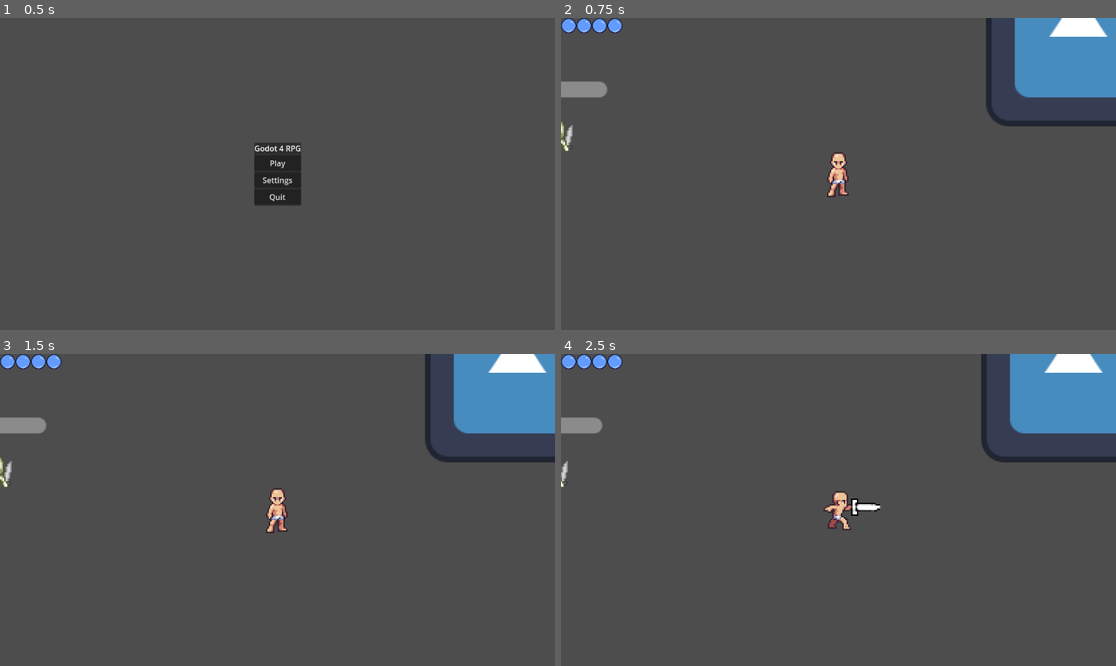
Above: before the commit, frames 1-4 (two rows, left to right).
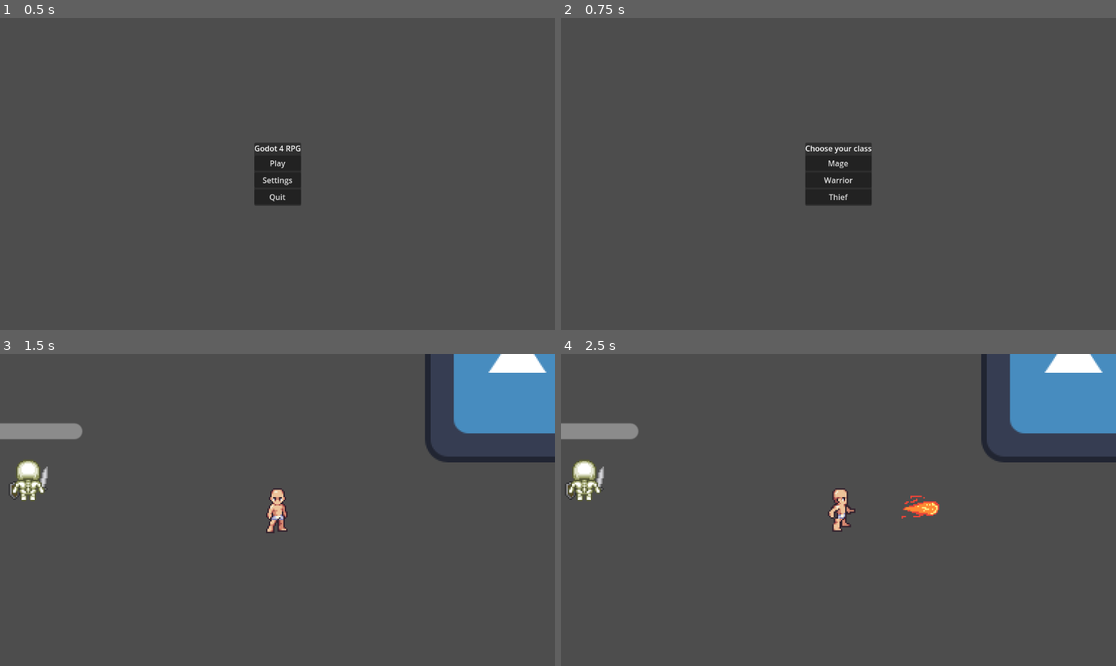
Above: after the commit, the same moments.

Repository: NeoJomoless/Godot-4-RPG-Tutorial
Game: Godot game, scene res://Menus/Main_Menu.tscn
Two runs of this game, one before a commit and one after it. Both use one fixed random seed, a clock stepped at 60 frames per second and the inputs below. The engine's default icon, where the game draws it, is replaced by a stand-in: a white triangle on a blue panel in a dark square.
Inputs (mouse positions are in pixels of both pictures, inside the frame that each line leads up to):
- Up to frame 1 (0.5 s): no input
- Up to frame 2 (0.75 s): click "Play" at 0.5 s
- Up to frame 3 (1.5 s): click (277, 497) at 1.25 s, where only the run after the commit has a clickable "Mage"
- Up to frame 4 (2.5 s): tap Enter at 2 s; hold D (right) from 2.03 s (still down); tap F (attack) at 2.1 s

Frame 1 is identical in both runs. In frame 2, 8.6% of the frame differs, in the area x 0-100%, y 0-61%; in frame 3, 1.7%; in frame 4, 2.4%.

Commit message:
Add files via upload

Diff:
--- /dev/null
+++ b/Autoloads/PlayerData.gd
@@ -0,0 +1,9 @@
+extends Node
+
+enum ClassChoice {
+	Mage,
+	Warrior,
+	Thief
+}
+
+var Class = ClassChoice.Warrior
--- a/Enemy/Enemy.gd
+++ b/Enemy/Enemy.gd
@@ -62,3 +62,10 @@
 
 func Death():
 	queue_free()
+
+
+func _on_attack_box_area_entered(area):
+	if area.is_in_group("Projectile"):
+		var proj = get_parent().get_node("Projectile")
+		if proj != null:
+			proj.enemy_attacked.connect(change_healthbar)
--- a/Enemy/Enemy.tscn
+++ b/Enemy/Enemy.tscn
@@ -1,9 +1,9 @@
 [gd_scene load_steps=2 format=3 uid="uid://d4c6udlvrac8r"]
 
-[ext_resource type="Script" path="res://NPCs/Enemies/Enemy.gd" id="1_r33l2"]
+[ext_resource type="Script" path="res://Enemy/Enemy.gd" id="1_228s6"]
 
 [node name="Enemy" type="CharacterBody2D"]
-script = ExtResource("1_r33l2")
+script = ExtResource("1_228s6")
 
 [node name="CollisionShape2D" type="CollisionShape2D" parent="."]
 
@@ -33,3 +33,4 @@
 
 [connection signal="body_entered" from="AttackDetector" to="." method="_on_attack_detector_body_entered"]
 [connection signal="body_exited" from="AttackDetector" to="." method="_on_attack_detector_body_exited"]
+[connection signal="area_entered" from="AttackBox" to="." method="_on_attack_box_area_entered"]
--- /dev/null
+++ b/Menus/ClassMenu.gd
@@ -0,0 +1,18 @@
+extends Control
+
+
+func chose_class(classnum):
+	PlayerData.Class = classnum
+	get_tree().change_scene_to_file("res://World.tscn")
+
+
+func _on_mage_pressed():
+	chose_class(0)
+
+
+func _on_warrior_pressed():
+	chose_class(1)
+
+
+func _on_thief_pressed():
+	chose_class(2)
--- /dev/null
+++ b/Menus/ClassMenu.tscn
@@ -0,0 +1,61 @@
+[gd_scene load_steps=2 format=3 uid="uid://tyvio1p4vwfr"]
+
+[ext_resource type="Script" path="res://Menus/ClassMenu.gd" id="1_mjsw4"]
+
+[node name="ClassMenu" type="Control"]
+layout_mode = 3
+anchors_preset = 15
+anchor_right = 1.0
+anchor_bottom = 1.0
+grow_horizontal = 2
+grow_vertical = 2
+script = ExtResource("1_mjsw4")
+
+[node name="MarginContainer" type="MarginContainer" parent="."]
+layout_mode = 1
+anchors_preset = 8
+anchor_left = 0.5
+anchor_top = 0.5
+anchor_right = 0.5
+anchor_bottom = 0.5
+offset_left = -48.5
+offset_top = -65.5
+offset_right = 48.5
+offset_bottom = 65.5
+grow_horizontal = 2
+grow_vertical = 2
+
+[node name="Panel" type="Panel" parent="MarginContainer"]
+layout_mode = 2
+
+[node name="VBoxContainer" type="VBoxContainer" parent="MarginContainer"]
+layout_mode = 2
+
+[node name="VBoxContainer" type="VBoxContainer" parent="MarginContainer/VBoxContainer"]
+layout_mode = 2
+
+[node name="Label" type="Label" parent="MarginContainer/VBoxContainer/VBoxContainer"]
+layout_mode = 2
+text = "Choose your class"
+
+[node name="Buttons" type="VBoxContainer" parent="MarginContainer/VBoxContainer"]
+layout_mode = 2
+
+[node name="Mage" type="Button" parent="MarginContainer/VBoxContainer/Buttons"]
+layout_mode = 2
+text = "Mage
+"
+
+[node name="Warrior" type="Button" parent="MarginContainer/VBoxContainer/Buttons"]
+layout_mode = 2
+text = "Warrior
+"
+
+[node name="Thief" type="Button" parent="MarginContainer/VBoxContainer/Buttons"]
+layout_mode = 2
+text = "Thief
+"
+
+[connection signal="pressed" from="MarginContainer/VBoxContainer/Buttons/Mage" to="." method="_on_mage_pressed"]
+[connection signal="pressed" from="MarginContainer/VBoxContainer/Buttons/Warrior" to="." method="_on_warrior_pressed"]
+[connection signal="pressed" from="MarginContainer/VBoxContainer/Buttons/Thief" to="." method="_on_thief_pressed"]
--- a/Menus/Main_Menu.gd
+++ b/Menus/Main_Menu.gd
@@ -5,7 +5,7 @@
 
 
 func _on_play_pressed():
-	get_tree().change_scene_to_file("res://World.tscn")
+	get_tree().change_scene_to_file("res://Menus/ClassMenu.tscn")
 
 
 func _on_settings_pressed():
--- a/Player/Player.gd
+++ b/Player/Player.gd
@@ -10,6 +10,8 @@
 @export var Health: int = 4
 @export var attackpow: int = 1
 @export var knockback_strength = 100
+
+@onready var Projectile = preload("res://Player/Projectiles/Projectile.tscn")
 
 var knockback_dir = Vector2.ZERO
 var knockback = Vector2(0, 0)
@@ -45,22 +47,32 @@
 			animTree.set("parameters/Attack1/blend_position", input_vector)
 			animTree.set("parameters/Attack2/blend_position", input_vector)
 			animTree.set("parameters/Attack3/blend_position", input_vector)
+			animTree.set("parameters/Cast/blend_position", input_vector) #new for spells and thief attacks
 		move()
 	attack_combo()
 
 func attack_combo():
-	if Input.is_action_just_pressed("attack") and AtkNumber == 3:
-		is_attacking = true
-		AtkTimer.start()
-		animTree.get("parameters/playback").travel("Attack1")
-	if Input.is_action_just_pressed("attack") and AtkNumber == 2:
-		is_attacking = true
-		AtkTimer.start()
-		animTree.get("parameters/playback").travel("Attack2")
-	if Input.is_action_just_pressed("attack") and AtkNumber == 1:
-		is_attacking = true
-		AtkTimer.start()
-		animTree.get("parameters/playback").travel("Attack3")
+	if PlayerData.Class == 1:
+		if Input.is_action_just_pressed("attack") and AtkNumber == 3:
+			is_attacking = true
+			AtkTimer.start()
+			animTree.get("parameters/playback").travel("Attack1")
+		if Input.is_action_just_pressed("attack") and AtkNumber == 2:
+			is_attacking = true
+			AtkTimer.start()
+			animTree.get("parameters/playback").travel("Attack2")
+		if Input.is_action_just_pressed("attack") and AtkNumber == 1:
+			is_attacking = true
+			AtkTimer.start()
+			animTree.get("parameters/playback").travel("Attack3")
+	else: # new---------------------------------------------------------------------------------------
+		if Input.is_action_just_pressed("attack") and is_attacking == false:
+			is_attacking = true
+			AtkTimer.start()
+			animTree.get("parameters/playback").travel("Cast")
+			var instance = Projectile
+			var spawn = instance.instantiate()
+			add_sibling(spawn)
 
 func remove_atknumb():
 	AtkNumber -= 1
--- a/Player/Player.tscn
+++ b/Player/Player.tscn
@@ -1,7 +1,7 @@
-[gd_scene load_steps=63 format=3 uid="uid://cdkrwn56sckey"]
+[gd_scene load_steps=75 format=3 uid="uid://cdkrwn56sckey"]
 
 [ext_resource type="Script" path="res://Player/Player.gd" id="1_paobi"]
-[ext_resource type="Texture2D" uid="uid://xx2n7ves0f1r" path="res://Art/playersprite.png" id="2_bp1wa"]
+[ext_resource type="Texture2D" uid="uid://nmcod8jp4u34" path="res://Art/playersprite_withmagic.png" id="2_tkewy"]
 
 [sub_resource type="CircleShape2D" id="CircleShape2D_i40e7"]
 radius = 4.47214
@@ -361,7 +361,7 @@
 "times": PackedFloat32Array(0, 0.1, 0.2, 0.3, 0.4, 0.5),
 "transitions": PackedFloat32Array(1, 1, 1, 1, 1, 1),
 "update": 1,
-"values": [55, 56, 57, 58, 59, 60]
+"values": [42, 43, 44, 58, 59, 60]
 }
 tracks/1/type = "value"
 tracks/1/imported = false
@@ -688,6 +688,222 @@
 "transitions": PackedFloat32Array(1, 1, 1),
 "update": 1,
 "values": [true, false, true]
+}
+
+[sub_resource type="Animation" id="Animation_51t5i"]
+resource_name = "Cast-Down"
+length = 0.5
+tracks/0/type = "value"
+tracks/0/imported = false
+tracks/0/enabled = true
+tracks/0/path = NodePath("Sprite2D:frame")
+tracks/0/interp = 1
+tracks/0/loop_wrap = true
+tracks/0/keys = {
+"times": PackedFloat32Array(0, 0.1, 0.2, 0.3, 0.4),
+"transitions": PackedFloat32Array(1, 1, 1, 1, 1),
+"update": 1,
+"values": [90, 91, 92, 93, 94]
+}
+tracks/1/type = "value"
+tracks/1/imported = false
+tracks/1/enabled = true
+tracks/1/path = NodePath("Marker2D:rotation")
+tracks/1/interp = 1
+tracks/1/loop_wrap = true
+tracks/1/keys = {
+"times": PackedFloat32Array(0),
+"transitions": PackedFloat32Array(1),
+"update": 0,
+"values": [-3.14159]
+}
+tracks/2/type = "method"
+tracks/2/imported = false
+tracks/2/enabled = true
+tracks/2/path = NodePath(".")
+tracks/2/interp = 1
+tracks/2/loop_wrap = true
+tracks/2/keys = {
+"times": PackedFloat32Array(0.5),
+"transitions": PackedFloat32Array(1),
+"values": [{
+"args": [],
+"method": &"finished_attacking"
+}]
+}
+tracks/3/type = "value"
+tracks/3/imported = false
+tracks/3/enabled = true
+tracks/3/path = NodePath("Marker2D/SwordHitbox/CollisionShape2D:disabled")
+tracks/3/interp = 1
+tracks/3/loop_wrap = true
+tracks/3/keys = {
+"times": PackedFloat32Array(0),
+"transitions": PackedFloat32Array(1),
+"update": 1,
+"values": [true]
+}
+
+[sub_resource type="Animation" id="Animation_ab84t"]
+resource_name = "Cast-Left"
+length = 0.5
+tracks/0/type = "value"
+tracks/0/imported = false
+tracks/0/enabled = true
+tracks/0/path = NodePath("Sprite2D:frame")
+tracks/0/interp = 1
+tracks/0/loop_wrap = true
+tracks/0/keys = {
+"times": PackedFloat32Array(0, 0.1, 0.2, 0.3, 0.4),
+"transitions": PackedFloat32Array(1, 1, 1, 1, 1),
+"update": 1,
+"values": [102, 103, 104, 105, 106]
+}
+tracks/1/type = "value"
+tracks/1/imported = false
+tracks/1/enabled = true
+tracks/1/path = NodePath("Marker2D:rotation")
+tracks/1/interp = 1
+tracks/1/loop_wrap = true
+tracks/1/keys = {
+"times": PackedFloat32Array(0),
+"transitions": PackedFloat32Array(1),
+"update": 0,
+"values": [-1.5708]
+}
+tracks/2/type = "value"
+tracks/2/imported = false
+tracks/2/enabled = true
+tracks/2/path = NodePath("Marker2D/SwordHitbox/CollisionShape2D:disabled")
+tracks/2/interp = 1
+tracks/2/loop_wrap = true
+tracks/2/keys = {
+"times": PackedFloat32Array(0),
+"transitions": PackedFloat32Array(1),
+"update": 1,
+"values": [true]
+}
+tracks/3/type = "method"
+tracks/3/imported = false
+tracks/3/enabled = true
+tracks/3/path = NodePath(".")
+tracks/3/interp = 1
+tracks/3/loop_wrap = true
+tracks/3/keys = {
+"times": PackedFloat32Array(0.5),
+"transitions": PackedFloat32Array(1),
+"values": [{
+"args": [],
+"method": &"finished_attacking"
+}]
+}
+
+[sub_resource type="Animation" id="Animation_b5wuo"]
+resource_name = "Cast-Right"
+length = 0.5
+tracks/0/type = "value"
+tracks/0/imported = false
+tracks/0/enabled = true
+tracks/0/path = NodePath("Sprite2D:frame")
+tracks/0/interp = 1
+tracks/0/loop_wrap = true
+tracks/0/keys = {
+"times": PackedFloat32Array(0, 0.1, 0.2, 0.3, 0.4),
+"transitions": PackedFloat32Array(1, 1, 1, 1, 1),
+"update": 1,
+"values": [96, 97, 98, 99, 100]
+}
+tracks/1/type = "value"
+tracks/1/imported = false
+tracks/1/enabled = true
+tracks/1/path = NodePath("Marker2D:rotation")
+tracks/1/interp = 1
+tracks/1/loop_wrap = true
+tracks/1/keys = {
+"times": PackedFloat32Array(0),
+"transitions": PackedFloat32Array(1),
+"update": 0,
+"values": [1.5708]
+}
+tracks/2/type = "value"
+tracks/2/imported = false
+tracks/2/enabled = true
+tracks/2/path = NodePath("Marker2D/SwordHitbox/CollisionShape2D:disabled")
+tracks/2/interp = 1
+tracks/2/loop_wrap = true
+tracks/2/keys = {
+"times": PackedFloat32Array(0),
+"transitions": PackedFloat32Array(1),
+"update": 1,
+"values": [true]
+}
+tracks/3/type = "method"
+tracks/3/imported = false
+tracks/3/enabled = true
+tracks/3/path = NodePath(".")
+tracks/3/interp = 1
+tracks/3/loop_wrap = true
+tracks/3/keys = {
+"times": PackedFloat32Array(0.5),
+"transitions": PackedFloat32Array(1),
+"values": [{
+"args": [],
+"method": &"finished_attacking"
+}]
+}
+
+[sub_resource type="Animation" id="Animation_1kaxp"]
+resource_name = "Cast-Up"
+length = 0.5
+tracks/0/type = "value"
+tracks/0/imported = false
+tracks/0/enabled = true
+tracks/0/path = NodePath("Sprite2D:frame")
+tracks/0/interp = 1
+tracks/0/loop_wrap = true
+tracks/0/keys = {
+"times": PackedFloat32Array(0, 0.1, 0.2, 0.3),
+"transitions": PackedFloat32Array(1, 1, 1, 1),
+"update": 1,
+"values": [108, 109, 110, 111]
+}
+tracks/1/type = "value"
+tracks/1/imported = false
+tracks/1/enabled = true
+tracks/1/path = NodePath("Marker2D:rotation")
+tracks/1/interp = 1
+tracks/1/loop_wrap = true
+tracks/1/keys = {
+"times": PackedFloat32Array(0),
+"transitions": PackedFloat32Array(1),
+"update": 0,
+"values": [0.0]
+}
+tracks/2/type = "method"
+tracks/2/imported = false
+tracks/2/enabled = true
+tracks/2/path = NodePath(".")
+tracks/2/interp = 1
+tracks/2/loop_wrap = true
+tracks/2/keys = {
+"times": PackedFloat32Array(0.5),
+"transitions": PackedFloat32Array(1),
+"values": [{
+"args": [],
+"method": &"finished_attacking"
+}]
+}
+tracks/3/type = "value"
+tracks/3/imported = false
+tracks/3/enabled = true
+tracks/3/path = NodePath("Marker2D/SwordHitbox/CollisionShape2D:disabled")
+tracks/3/interp = 1
+tracks/3/loop_wrap = true
+tracks/3/keys = {
+"times": PackedFloat32Array(0),
+"transitions": PackedFloat32Array(1),
+"update": 1,
+"values": [true]
 }
 
 [sub_resource type="Animation" id="Animation_ly6mc"]
@@ -875,6 +1091,10 @@
 "Attack3-Left": SubResource("Animation_8rj4c"),
 "Attack3-Right": SubResource("Animation_amfpq"),
 "Attack3-Up": SubResource("Animation_f16rg"),
+"Cast-Down": SubResource("Animation_51t5i"),
+"Cast-Left": SubResource("Animation_ab84t"),
+"Cast-Right": SubResource("Animation_b5wuo"),
+"Cast-Up": SubResource("Animation_1kaxp"),
 "Idle-Down": SubResource("Animation_ly6mc"),
 "Idle-Left": SubResource("Animation_5wqj8"),
 "Idle-Right": SubResource("Animation_vvtnu"),
@@ -955,6 +1175,29 @@
 blend_point_3/pos = Vector2(0, -1)
 blend_mode = 1
 
+[sub_resource type="AnimationNodeAnimation" id="AnimationNodeAnimation_ux8pw"]
+animation = &"Cast-Down"
+
+[sub_resource type="AnimationNodeAnimation" id="AnimationNodeAnimation_yc0v2"]
+animation = &"Cast-Right"
+
+[sub_resource type="AnimationNodeAnimation" id="AnimationNodeAnimation_hfda1"]
+animation = &"Cast-Left"
+
+[sub_resource type="AnimationNodeAnimation" id="AnimationNodeAnimation_5qjmy"]
+animation = &"Cast-Up"
+
+[sub_resource type="AnimationNodeBlendSpace2D" id="AnimationNodeBlendSpace2D_o2vtp"]
+blend_point_0/node = SubResource("AnimationNodeAnimation_ux8pw")
+blend_point_0/pos = Vector2(0, 1)
+blend_point_1/node = SubResource("AnimationNodeAnimation_yc0v2")
+blend_point_1/pos = Vector2(1, 0)
+blend_point_2/node = SubResource("AnimationNodeAnimation_hfda1")
+blend_point_2/pos = Vector2(-1, 0)
+blend_point_3/node = SubResource("AnimationNodeAnimation_5qjmy")
+blend_point_3/pos = Vector2(0, -1)
+blend_mode = 1
+
 [sub_resource type="AnimationNodeAnimation" id="AnimationNodeAnimation_58i5r"]
 animation = &"Idle-Down"
 
@@ -1017,18 +1260,26 @@
 
 [sub_resource type="AnimationNodeStateMachineTransition" id="AnimationNodeStateMachineTransition_i75yw"]
 
+[sub_resource type="AnimationNodeStateMachineTransition" id="AnimationNodeStateMachineTransition_gjyfe"]
+
+[sub_resource type="AnimationNodeStateMachineTransition" id="AnimationNodeStateMachineTransition_6civ8"]
+
+[sub_resource type="AnimationNodeStateMachineTransition" id="AnimationNodeStateMachineTransition_sb8r4"]
+
 [sub_resource type="AnimationNodeStateMachine" id="AnimationNodeStateMachine_5ytmy"]
 states/Attack1/node = SubResource("AnimationNodeBlendSpace2D_d8lps")
-states/Attack1/position = Vector2(506, 203)
+states/Attack1/position = Vector2(433, 222)
 states/Attack2/node = SubResource("AnimationNodeBlendSpace2D_qvpgl")
-states/Attack2/position = Vector2(506, 306.86)
+states/Attack2/position = Vector2(433, 312.86)
 states/Attack3/node = SubResource("AnimationNodeBlendSpace2D_tnmjy")
-states/Attack3/position = Vector2(506, 383.86)
+states/Attack3/position = Vector2(433, 401.86)
+states/Cast/node = SubResource("AnimationNodeBlendSpace2D_o2vtp")
+states/Cast/position = Vector2(603.938, 222)
 states/Idle/node = SubResource("AnimationNodeBlendSpace2D_idu77")
 states/Idle/position = Vector2(374, 100)
 states/Run/node = SubResource("AnimationNodeBlendSpace2D_phdjv")
 states/Run/position = Vector2(661, 100)
-transitions = ["Start", "Idle", SubResource("AnimationNodeSt …(524 unchanged characters)… mationNodeStateMachineTransition_i75yw")]
+transitions = ["Start", "Idle", SubResource("AnimationNodeSt …(524 unchanged characters)… mationNodeStateMachineTransition_i75yw"), "Run", "Cast", SubResource("AnimationNodeStateMachineTransition_gjyfe"), "Idle", "Cast", SubResource("AnimationNodeStateMachineTransition_6civ8"), "Cast", "Idle", SubResource("AnimationNodeStateMachineTransition_sb8r4")]
 graph_offset = Vector2(-143.062, 12.4756)
 
 [sub_resource type="AnimationNodeStateMachinePlayback" id="AnimationNodeStateMachinePlayback_iyn6t"]
@@ -1047,8 +1298,8 @@
 one_shot = true
 
 [node name="Sprite2D" type="Sprite2D" parent="."]
-texture = ExtResource("2_bp1wa")
-hframes = 91
+texture = ExtResource("2_tkewy")
+hframes = 112
 frame = 1
 
 [node name="CollisionShape2D" type="CollisionShape2D" parent="."]
@@ -1067,6 +1318,7 @@
 parameters/Attack1/blend_position = Vector2(-0.00160003, 0)
 parameters/Attack2/blend_position = Vector2(0, 0)
 parameters/Attack3/blend_position = Vector2(0, 0)
+parameters/Cast/blend_position = Vector2(0, 0.015015)
 parameters/Idle/blend_position = Vector2(0, 0)
 parameters/Run/blend_position = Vector2(-0.00160003, -0.00436676)
 
--- /dev/null
+++ b/Player/Projectiles/Fireball.tres
@@ -0,0 +1,27 @@
+[gd_resource type="Resource" load_steps=3 format=3 uid="uid://dgfgyex7c2lks"]
+
+[ext_resource type="Texture2D" uid="uid://depgl8fn7o4iu" path="res://Art/Fireball.png" id="1_mrokb"]
+
+[sub_resource type="GDScript" id="GDScript_ygdh6"]
+script/source = "extends Resource
+
+enum WepChoice {
+	Knife,
+	Spell,
+	Arrow
+}
+
+@export var WeaponClass = WepChoice.Knife
+@export var Speed = 0
+@export var Knockback = 0
+@export var Damage = 0
+@export var image: Texture
+"
+
+[resource]
+script = SubResource("GDScript_ygdh6")
+WeaponClass = 1
+Speed = 150
+Knockback = 50
+Damage = 1
+image = ExtResource("1_mrokb")
--- /dev/null
+++ b/Player/Projectiles/ProjBase.tres
@@ -0,0 +1,23 @@
+[gd_resource type="Resource" load_steps=2 format=3 uid="uid://d338wv2e47qdy"]
+
+[sub_resource type="GDScript" id="GDScript_ygdh6"]
+script/source = "extends Resource
+
+enum WepChoice {
+	Knife,
+	Spell,
+	Arrow
+}
+
+@export var WeaponClass = WepChoice.Knife
+@export var Speed = 0
+@export var Knockback = 0
+@export var Damage = 0
+@export var image: Texture"
+
+[resource]
+script = SubResource("GDScript_ygdh6")
+WeaponClass = 0
+Speed = 0
+Knockback = 0
+Damage = 0
--- /dev/null
+++ b/Player/Projectiles/Projectile.gd
@@ -0,0 +1,51 @@
+extends Area2D
+
+@export var ProjType: Resource
+@export var ProjSpeed: int = 0
+@export var ProjDamage: int = 0
+@export var ProjKnockback: int = 0
+
+@onready var player = get_parent().get_node("Player")
+@onready var sprite = $Sprite2D
+var movedir = Vector2()
+var velocity = Vector2()
+
+signal enemy_attacked
+
+func change_proj():
+	if PlayerData.Class == 0:
+		ProjType = load("res://Player/Projectiles/Fireball.tres")
+	if PlayerData.Class == 2:
+		ProjType = load("res://Player/Projectiles/ThrowingKnife.tres")
+
+func _ready():
+	position = player.position
+	movedir = player.knockback_dir
+	change_proj()
+	sprite.texture = ProjType.image
+	if player.knockback_dir.x != 0:
+		sprite.rotation = 0
+		sprite.scale.x = player.knockback_dir.x
+	if player.knockback_dir.y == 1:
+		sprite.rotation = 90
+	if player.knockback_dir.y == -1:
+		sprite.rotation = -90
+	if player.knockback_dir.y != 0:
+		sprite.scale.y = player.knockback_dir.y
+	ProjSpeed = ProjType.Speed
+	ProjKnockback = ProjType.Knockback
+	ProjDamage = ProjType.Damage
+
+func _process(delta):
+	position += movedir * delta * ProjSpeed
+
+
+func _on_visible_on_screen_enabler_2d_screen_exited():
+	queue_free()
+
+
+func _on_area_entered(area):
+	if area.is_in_group("Enemy"):
+		area.get_parent().knockback = player.knockback_dir * ProjKnockback
+		area.get_parent().health -= ProjDamage
+		emit_signal("enemy_attacked")
--- /dev/null
+++ b/Player/Projectiles/Projectile.tscn
@@ -0,0 +1,18 @@
+[gd_scene load_steps=3 format=3 uid="uid://bl270cr2if8ti"]
+
+[ext_resource type="Script" path="res://Player/Projectiles/Projectile.gd" id="1_l04qc"]
+
+[sub_resource type="RectangleShape2D" id="RectangleShape2D_twgw3"]
+
+[node name="Projectile" type="Area2D" groups=["Projectile"]]
+script = ExtResource("1_l04qc")
+
+[node name="Sprite2D" type="Sprite2D" parent="."]
+
+[node name="CollisionShape2D" type="CollisionShape2D" parent="."]
+shape = SubResource("RectangleShape2D_twgw3")
+
+[node name="VisibleOnScreenEnabler2D" type="VisibleOnScreenEnabler2D" parent="."]
+
+[connection signal="area_entered" from="." to="." method="_on_area_entered"]
+[connection signal="screen_exited" from="VisibleOnScreenEnabler2D" to="." method="_on_visible_on_screen_enabler_2d_screen_exited"]
--- /dev/null
+++ b/Player/Projectiles/ThrowingKnife.tres
@@ -0,0 +1,27 @@
+[gd_resource type="Resource" load_steps=3 format=3 uid="uid://b7rpvlj48dy7g"]
+
+[ext_resource type="Texture2D" uid="uid://c4bo6i6n7t7cf" path="res://Art/ThrowableKnife.png" id="1_kfxm5"]
+
+[sub_resource type="GDScript" id="GDScript_ygdh6"]
+script/source = "extends Resource
+
+enum WepChoice {
+	Knife,
+	Spell,
+	Arrow
+}
+
+@export var WeaponClass = WepChoice.Knife
+@export var Speed = 0
+@export var Knockback = 0
+@export var Damage = 0
+@export var image: Texture
+"
+
+[resource]
+script = SubResource("GDScript_ygdh6")
+WeaponClass = 0
+Speed = 200
+Knockback = 75
+Damage = 1
+image = ExtResource("1_kfxm5")
--- a/World.tscn
+++ b/World.tscn
@@ -2,8 +2,9 @@
 
 [ext_resource type="Texture2D" uid="uid://dlbxvt1oawb8v" path="res://icon.svg" id="1_2bwge"]
 [ext_resource type="PackedScene" uid="uid://cdkrwn56sckey" path="res://Player/Player.tscn" id="2_epinq"]
-[ext_resource type="PackedScene" uid="uid://btda7wrqs3hhr" path="res://Enemy/Skeleton.tscn" id="3_470w4"]
-[ext_resource type="PackedScene" uid="uid://brpvvboxmmvh4" path="res://Player/PlayerHealthUI.tscn" id="4_a2s8h"]
+[ext_resource type="PackedScene" uid="uid://btda7wrqs3hhr" path="res://Enemy/Skeleton.tscn" id="3_7bxol"]
+
+[sub_resource type="AnimationNodeStateMachinePlayback" id="AnimationNodeStateMachinePlayback_hxxpg"]
 
 [node name="World" type="Node2D"]
 
@@ -12,10 +13,11 @@
 texture = ExtResource("1_2bwge")
 
 [node name="Player" parent="." instance=ExtResource("2_epinq")]
-attackpow = 1
 
-[node name="Skeleton" parent="." instance=ExtResource("3_470w4")]
-position = Vector2(-198, -26)
-attackpow = 1
+[node name="AnimationTree" parent="Player" index="4"]
+parameters/playback = SubResource("AnimationNodeStateMachinePlayback_hxxpg")
 
-[node name="PlayerHealthUI" parent="." instance=ExtResource("4_a2s8h")]
+[node name="Skeleton" parent="." instance=ExtResource("3_7bxol")]
+position = Vector2(-173, -22)
+
+[editable path="Player"]
--- a/project.godot
+++ b/project.godot
@@ -14,6 +14,10 @@
 run/main_scene="res://Menus/Main_Menu.tscn"
 config/features=PackedStringArray("4.0", "GL Compatibility")
 config/icon="res://icon.svg"
+
+[autoload]
+
+PlayerData="*res://Autoloads/PlayerData.gd"
 
 [input]
 
Binary file added: Art/Fireball.png
Not shown, added: Art/Fireball.png.import
Binary file added: Art/ThrowableKnife.png
Not shown, added: Art/ThrowableKnife.png.import
Binary file added: Art/playersprite_withmagic.png
Not shown, added: Art/playersprite_withmagic.png.import
